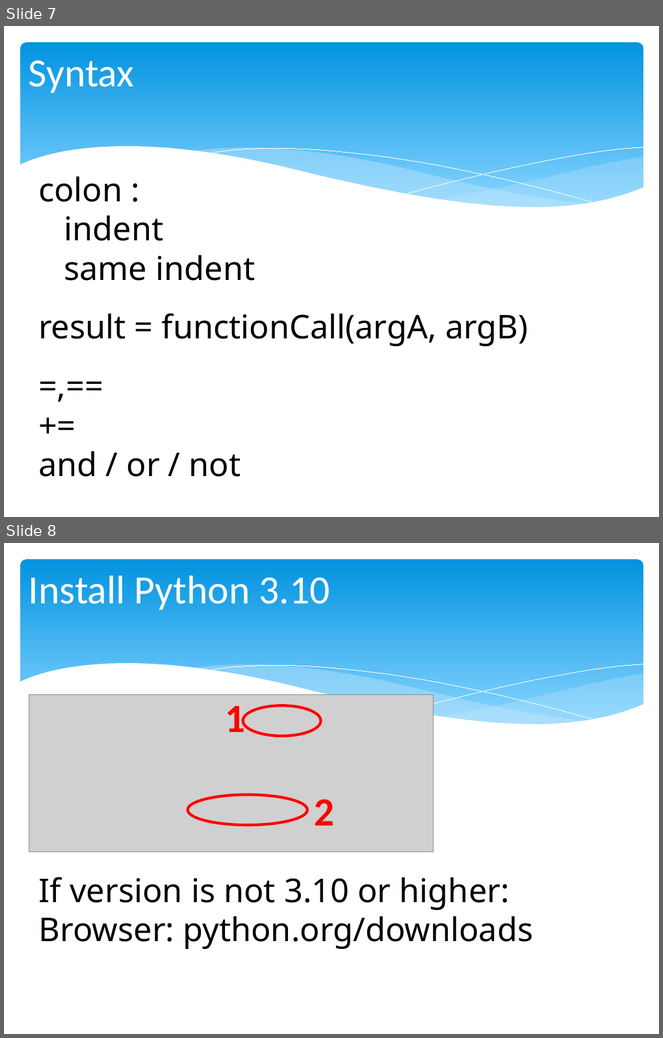
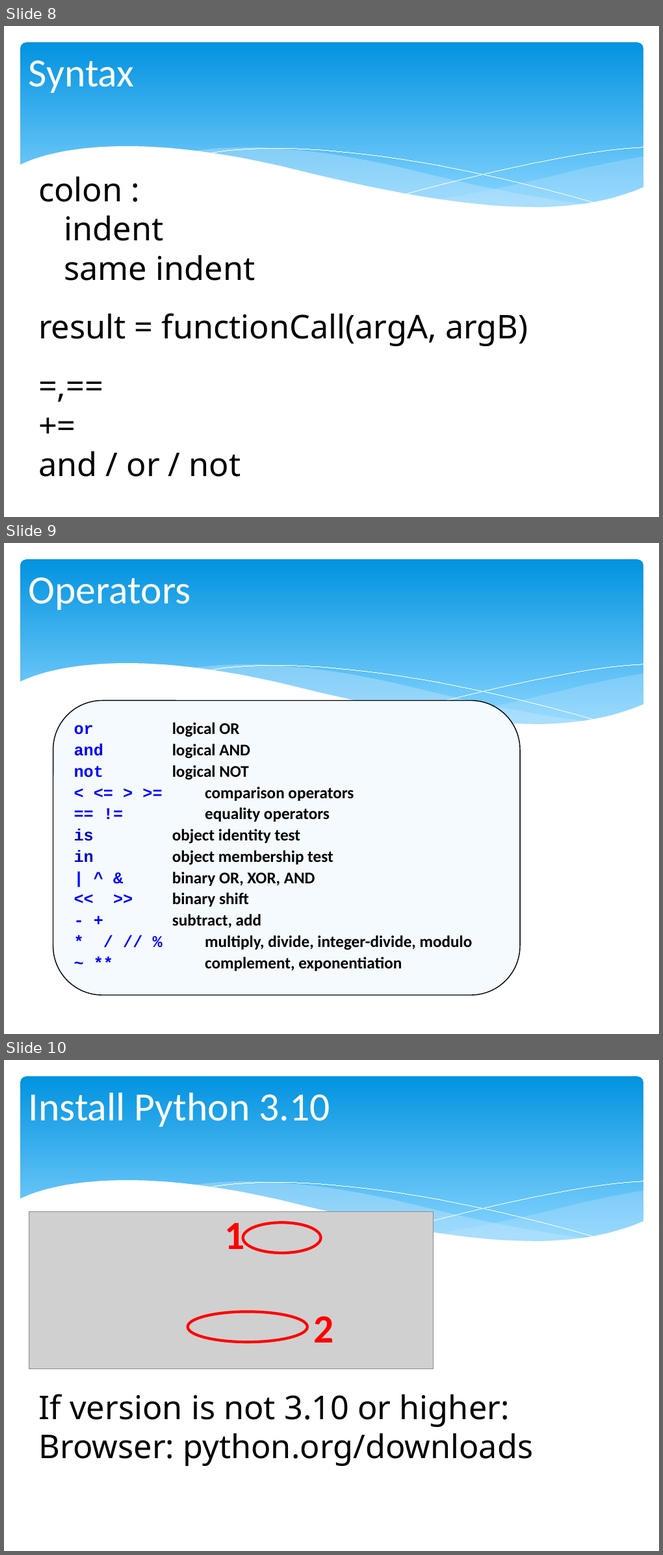
Before and after one commit to chris-turps/QA_Python3, a slide deck: DG_04 The Toolset.pptx. Shown one above the other, each under a label of ours: slides 7 and 8 before the commit, slides 8, 9 and 10 after it. The pictures are 663x1038 and 663x1555 pixels, drawn with LibreOffice and Linux fonts; fonts in the diff are those of the drawing; grey boxes stand for pictures. Boxes give left, top, right and bottom in pixels: in the first picture for what was removed or moved away, otherwise in the second. Text is boxed around its words. In the diff, an @@ line names an element or a change of style, - is before the commit and + after.

```diff
--- a/DG_04 The Toolset.pptx
+++ b/DG_04 The Toolset.pptx
@@ slide 9 added at [4,543,659,1034], background #FFFFFF; not listed: 6 template elements that a slide beside it also shows @@
@@ title added at [29,577,191,610], 44 pt, text #FFFFFF @@
+Operators
@@ rounded rectangle added at [53,701,520,996], fill #F4FAFE, outline #000000 1 pt, 18 pt, text #000000, bold @@
+or logical OR
+and logical AND
+not logical NOT
+< <= > >= comparison operators
+== != equality operators
+is object identity test
+in object membership test
+| ^ & binary OR, XOR, AND
+<< >> binary shift
+- + subtract, add
+* / // % multiply, divide, integer-divide, modulo
+~ ** complement, exponentiation
@@ what was slide 7 is now slide 8 @@
@@ what was slide 8 is now slide 10 @@
```
Also in this commit, not shown: 1 slide changed, 1 other slide added, 2 other files.
